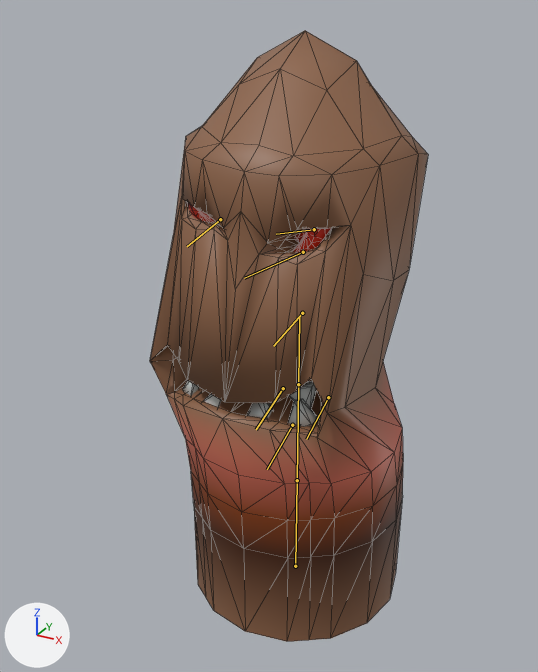
The glTF model assets/enemy/EnemyMuanim.glb, before and after one commit.
The view is the same before and after, from a 50 mm camera at (0.672, -1.364, 1.307) aimed at (-0.027, -0.092, 0.672). Arrows for +X, +Y and +Z are at lower left; the lights stay in place. The first picture is the older version. Both versions are drawn at frame 5 of the action 'MuaNimAtk'; the numbers are the values there. The bones that change, and the others that lie on the model, are drawn over the model as lines. Mesh edges are drawn as thin lines.

In view in the first picture: 'MuaNim'.
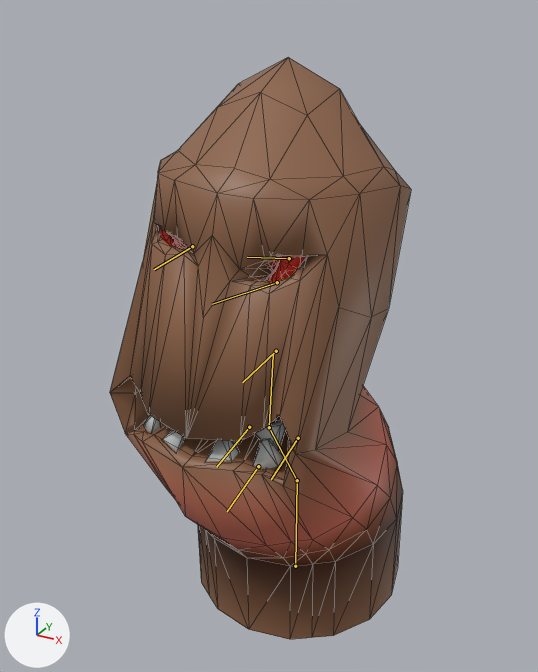
Commit message: Fix Muanim Atk

Location of each change, (x1, y1, x2, y2) in pixels of the pictures (538 x 672 px):
'MuaNim', posed (8% wider)
    before: (150, 31, 428, 642)
    after: (110, 57, 411, 639)
bone 'Bone.002', root to tip
    before: (297, 480) to (298, 384)
    after: (297, 480) to (269, 427)
bone 'Bone.001', root to tip
    before: (298, 384) to (299, 316)
    after: (269, 427) to (273, 354)

What the commit changed:
Bone 'Bone.002' (bone_bone_002) turns from (0, 0, 0) to (32, 0, 0) degrees about its own x, y and z.
Bone 'Bone.001' (bone_bone_001) turns from (0, 0, 0) to (-38, 0, 0) degrees about its own x, y and z.
